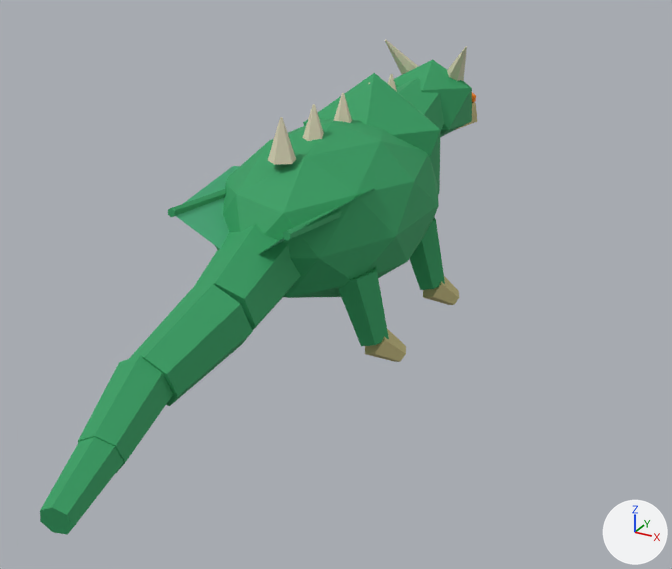
A saved change to the glTF model assets/models/smok.glb.
Before and after are seen from a 50 mm lens placed at (4.16, -7.51, 3.97), pointed at (0.35, -0.58, 0.51). Arrows for +X, +Y and +Z are at lower right; the lights stay in place. The picture after the commit comes second. Both versions are drawn at frame 1 of the action 'flap'; the numbers are the values there. Vertices at exactly the same position are counted once.

Objects in the first picture: 'Body', 'Chest', 'Foot.03', 'Head', 'Leg.01', 'Leg.03', 'Neck', 'Tail.00', 'Tail.01', 'Tail.02', 'Tail.03', 'Wing.L', 'Wing.L.finger.top', 'Wing.R', 'Wing.R.finger.top' and 8 more.
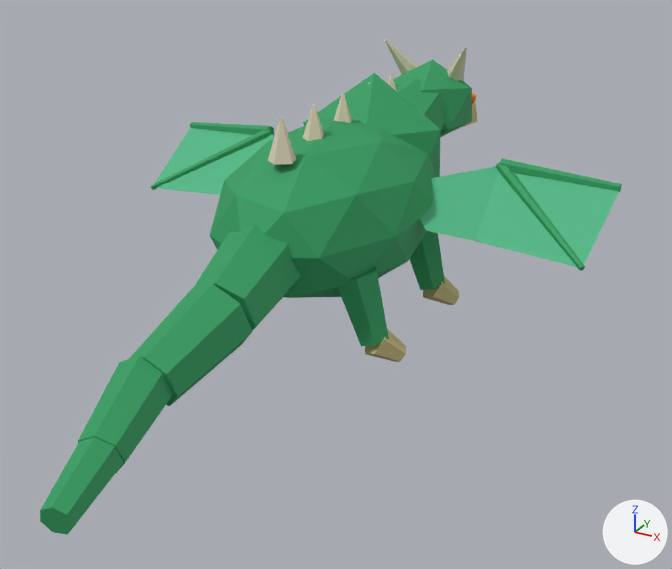
Commit message: Articulate dragon wing flap

Boxes [x1, y1, x2, y2] around the edits, measured in the pictures (672 x 569 px):
'Wing.L.outer', added (green): after [477, 172, 619, 267]
'Wing.L.inner', added (green): after [420, 166, 498, 242]
'Wing.R.outer', added (green): after [155, 128, 267, 195]
'Wing.R', deleted (green): before [175, 166, 240, 249]
'Wing.L.finger.top', mesh rescaled, moved, turned: before [283, 208, 342, 241]; after [499, 158, 622, 192]
'Wing.L.finger.low', moved, turned (not visible before): after [496, 162, 585, 271]
'Wing.R.finger.top', mesh rescaled, moved, turned: before [168, 189, 226, 217]; after [190, 122, 274, 135]
'Wing.R.finger.low', moved, turned (not visible before): after [151, 130, 272, 190]
'Wing.L', deleted: before [263, 189, 373, 252]
'Wing.R.inner', added (mostly hidden): after [261, 133, 274, 147]

Diff of the bpy script that builds the scene:
```diff
--- a/assets/models/smok.glb.py
+++ b/assets/models/smok.glb.py
@@ me_cone_013 @@
 # used by ob_wing_l_finger_top; location = (0.56, -0.7, 1.33); rotation_euler = (1.493, 0.00045, 0.00547), in degrees (86, 0, 0.3)
-me_cone_013.from_pydata(...)  # 12 vertices, 20 faces; spans x -0.06..0.06, y -0.07..0.07, z -1.06..1.06
+me_cone_013.from_pydata(...)  # 12 vertices, 20 faces; spans x -0.06..0.06, y -0.07..0.07, z -0.58..0.58
+# me_cone_013 part 1: the whole mesh is scaled about its middle by (1, 1, 0.547)
 me_cone_013.materials.append(mat_emerald_scales)
@@ me_cone_015 @@
 # used by ob_wing_r_finger_top; location = (-0.56, -0.7, 1.33); rotation_euler = (1.493, -0.00045, -0.00547), in degrees (86, 0, -0.3)
-me_cone_015.from_pydata(...)  # 12 vertices, 20 faces; spans x -0.06..0.06, y -0.07..0.07, z -1.06..1.06
+me_cone_015.from_pydata(...)  # 12 vertices, 20 faces; spans x -0.06..0.06, y -0.07..0.07, z -0.58..0.58
+# me_cone_015 part 2: the whole mesh is scaled about its middle by (1, 1, 0.547)
 me_cone_015.materials.append(mat_emerald_scales)
@@ me_wing_r_innermesh @@
+me_wing_r_innermesh.from_pydata([(-0.55, 0.35, 1.25), (-1.55, 0.45, 1.35), (-1.25, -0.2, 0.78), (-0.7, -0.25, 0.95)], [], [(0, 1, 2), (0, 2, 3)])
+me_wing_r_innermesh.materials.append(mat_wing_membrane)  # green #50b886
@@ me_wing_r_outermesh @@
+me_wing_r_outermesh.from_pydata([(-1.55, 0.45, 1.35), (-2.65, 0.2, 1.1), (-2.25, -0.55, 0.55), (-1.25, -0.2, 0.78)], [], [(0, 1, 2), (0, 2, 3)])
+me_wing_r_outermesh.materials.append(mat_wing_membrane)  # green #50b886
@@ me_wing_l_innermesh @@
+me_wing_l_innermesh.from_pydata([(0.55, 0.35, 1.25), (1.55, 0.45, 1.35), (1.25, -0.2, 0.78), (0.7, -0.25, 0.95)], [], [(0, 1, 2), (0, 2, 3)])
+me_wing_l_innermesh.materials.append(mat_wing_membrane)  # green #50b886
@@ me_wing_l_outermesh @@
+me_wing_l_outermesh.from_pydata([(1.55, 0.45, 1.35), (2.65, 0.2, 1.1), (2.25, -0.55, 0.55), (1.25, -0.2, 0.78)], [], [(0, 1, 2), (0, 2, 3)])
+me_wing_l_outermesh.materials.append(mat_wing_membrane)  # green #50b886
@@ ob_wing_l @@
-ob_wing_l = bpy.data.objects.new('Wing.L', me_wing_lmesh)
@@ ob_wing_l_finger_low @@
 ob_wing_l_finger_low = bpy.data.objects.new('Wing.L.finger.low', me_cone_014)
-ob_wing_l_finger_low.location = (0.17, -0.57, 1.04)
-ob_wing_l_finger_low.rotation_euler = (1.783, -0.0597, -0.406)  # degrees (102, -3.4, -23)
+ob_wing_l_finger_low.location = (1.87, 0.59, 1.09)
+ob_wing_l_finger_low.rotation_euler = (1.983, -0.035, 0.925)  # degrees (114, -2, 53)
@@ ob_wing_l_finger_top @@
 ob_wing_l_finger_top = bpy.data.objects.new('Wing.L.finger.top', me_cone_013)
-ob_wing_l_finger_top.location = (0.56, -0.7, 1.33)
-ob_wing_l_finger_top.rotation_euler = (1.493, 0.00045, 0.00547)  # degrees (86, 0, 0.3)
+ob_wing_l_finger_top.location = (1.9, 1.03, 1.34)
+ob_wing_l_finger_top.rotation_euler = (1.641, 0.0863, 1.653)  # degrees (94, 4.9, 95)
@@ ob_wing_r @@
-ob_wing_r = bpy.data.objects.new('Wing.R', me_wing_rmesh)
@@ ob_wing_r_finger_low @@
 ob_wing_r_finger_low = bpy.data.objects.new('Wing.R.finger.low', me_cone_016)
-ob_wing_r_finger_low.location = (-0.17, -0.57, 1.04)
-ob_wing_r_finger_low.rotation_euler = (1.783, 0.0597, 0.406)  # degrees (102, 3.4, 23)
+ob_wing_r_finger_low.location = (-1.87, 0.59, 1.09)
+ob_wing_r_finger_low.rotation_euler = (1.983, 0.035, -0.925)  # degrees (114, 2, -53)
@@ ob_wing_r_finger_top @@
 ob_wing_r_finger_top = bpy.data.objects.new('Wing.R.finger.top', me_cone_015)
-ob_wing_r_finger_top.location = (-0.56, -0.7, 1.33)
-ob_wing_r_finger_top.rotation_euler = (1.493, -0.00045, -0.00547)  # degrees (86, 0, -0.3)
+ob_wing_r_finger_top.location = (-1.9, 1.03, 1.34)
+ob_wing_r_finger_top.rotation_euler = (1.641, -0.0863, -1.653)  # degrees (94, -4.9, -95)
@@ ob_wing_r_inner @@
+ob_wing_r_inner = bpy.data.objects.new('Wing.R.inner', me_wing_r_innermesh)
+ob_wing_r_inner.location = (-0.36, -0.28, 0.0)
+ob_wing_r_inner.rotation_euler = (-0.065, 0.0398, -0.576)  # degrees (-3.7, 2.3, -33)
@@ ob_wing_r_outer @@
+ob_wing_r_outer = bpy.data.objects.new('Wing.R.outer', me_wing_r_outermesh)
+ob_wing_r_outer.location = (-0.21, -0.03, -0.09)
+ob_wing_r_outer.rotation_euler = (-0.118, 0.125, -0.319)  # degrees (-6.8, 7.2, -18)
@@ ob_wing_l_inner @@
+ob_wing_l_inner = bpy.data.objects.new('Wing.L.inner', me_wing_l_innermesh)
+ob_wing_l_inner.location = (0.36, -0.28, 0.0)
+ob_wing_l_inner.rotation_euler = (-0.065, -0.0398, 0.576)  # degrees (-3.7, -2.3, 33)
@@ ob_wing_l_outer @@
+ob_wing_l_outer = bpy.data.objects.new('Wing.L.outer', me_wing_l_outermesh)
+ob_wing_l_outer.location = (0.21, -0.03, -0.09)
+ob_wing_l_outer.rotation_euler = (-0.118, -0.125, 0.319)  # degrees (-6.8, -7.2, 18)
```
